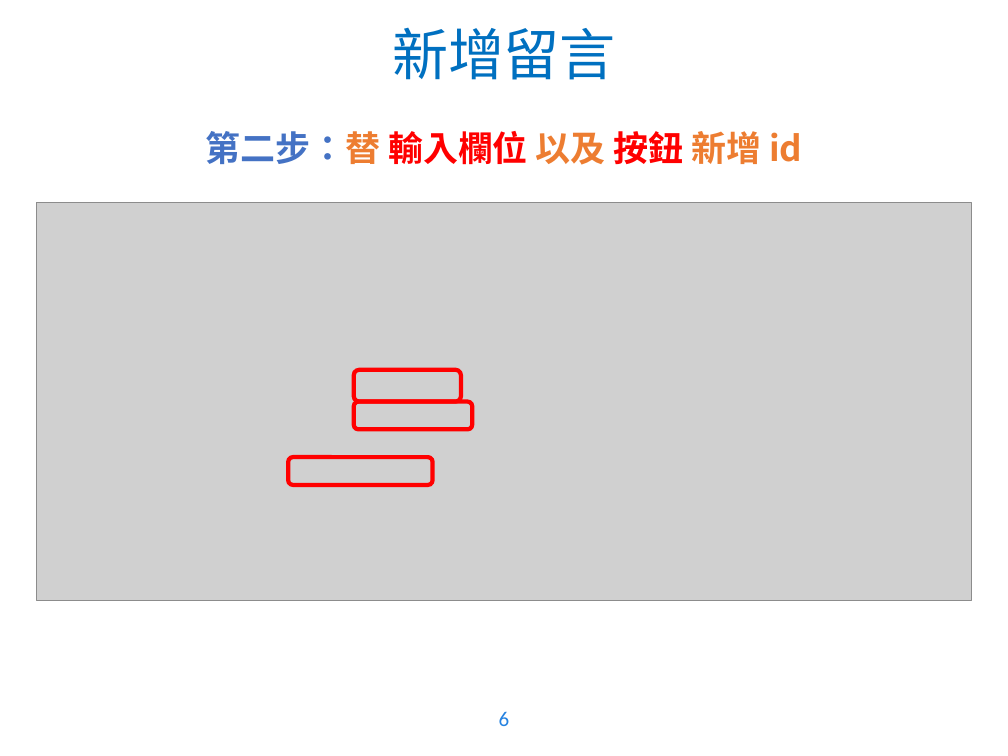
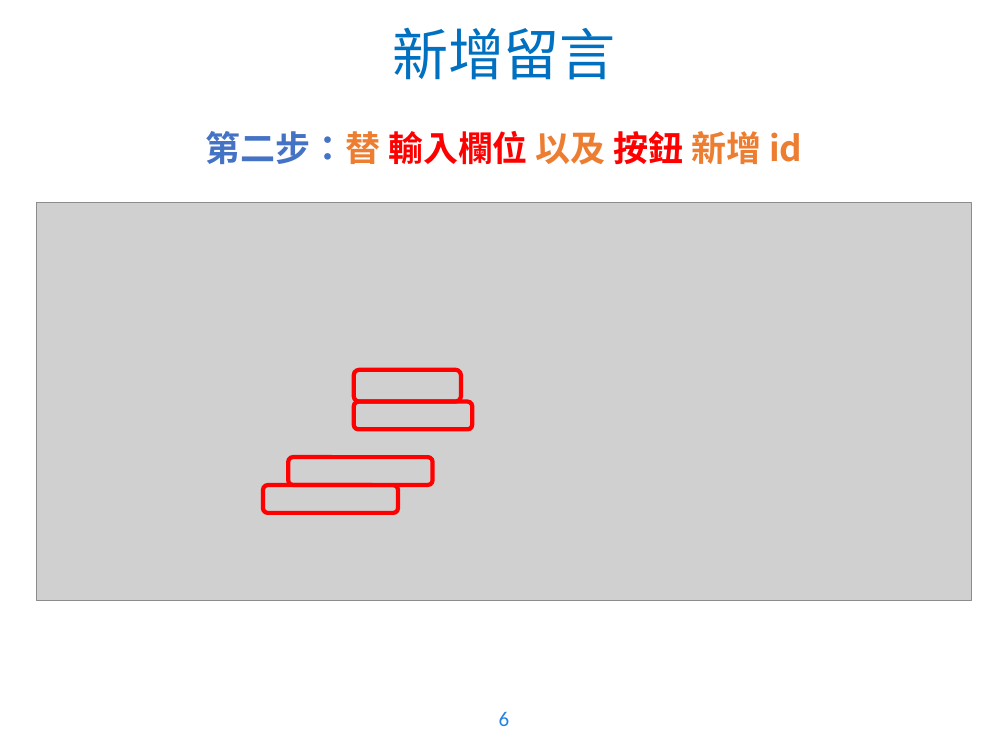
Before and after one commit to WaRTanKE7/WebClubData, a slide deck: slide 6 of 教學簡報/JQuery Message board .pptx. Drawn at 1008x756 pixels with LibreOffice and Linux fonts; fonts in the diff are those of the drawing; grey boxes stand for pictures; background and template pictures are left out. Boxes give left, top, right and bottom in pixels: in the first picture for what was removed or moved away, otherwise in the second. Text is boxed around its words. In the diff, an @@ line names an element or a change of style, - is before the commit and + after.

Commit message:
ppt update

```diff
--- a/教學簡報/JQuery Message board .pptx
+++ b/教學簡報/JQuery Message board .pptx
@@ rounded rectangle added at [263,485,398,513], outline #FF0000 3 pt @@
```
Also in this commit, not shown: 1 other slide changed.
